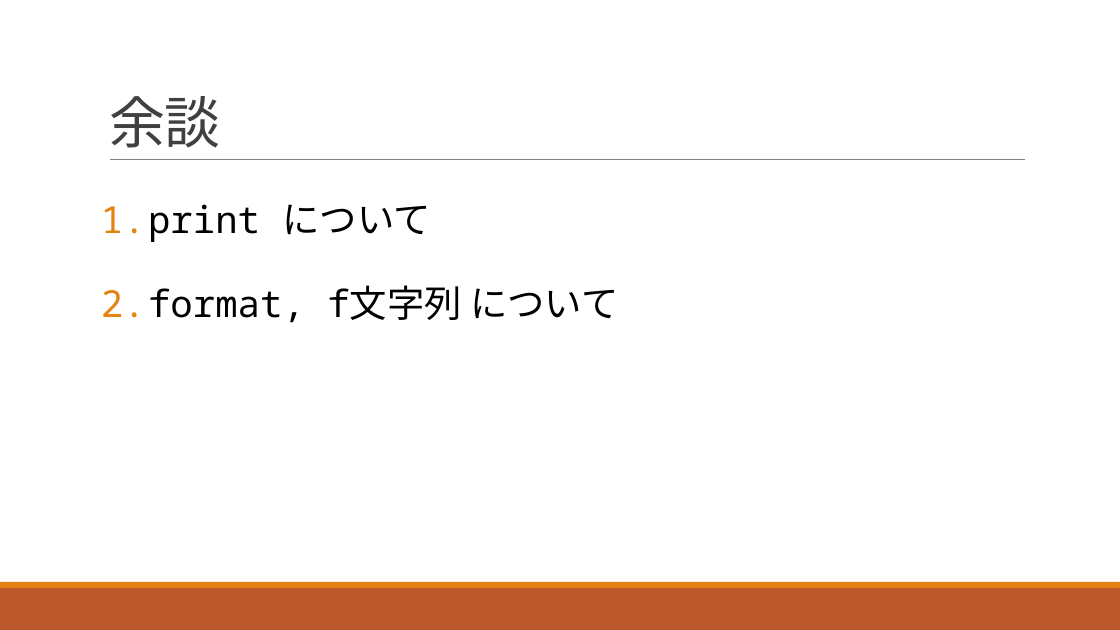
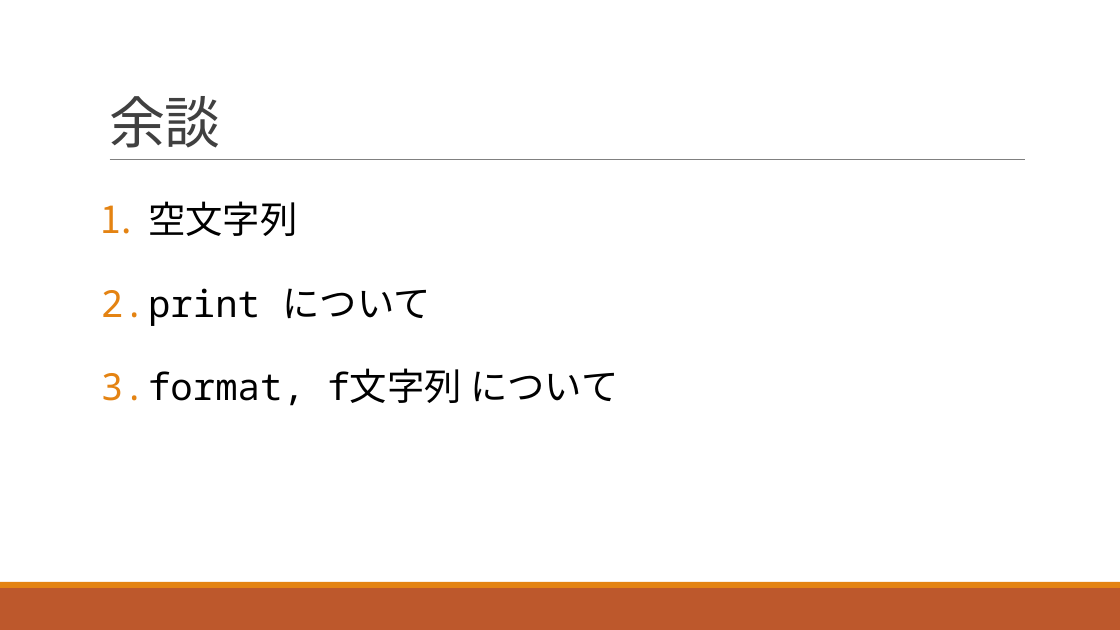
Before and after one commit to navy1634/Teach, a slide deck: slide 35 of 20230530/unit1.pptx. Drawn at 1120x630 pixels with LibreOffice and Linux fonts; fonts in the diff are those of the drawing. Boxes give left, top, right and bottom in pixels: in the first picture for what was removed or moved away, otherwise in the second. Text is boxed around its words. In the diff, an @@ line names an element or a change of style, - is before the commit and + after.

```diff
--- a/20230530/unit1.pptx
+++ b/20230530/unit1.pptx
@@ text at bbox=[148, 201, 297, 236]: paragraph added @@
+1. 空文字列
```
Also in this commit, not shown: 1 other slide changed, 1 slide added, 4 other files.
